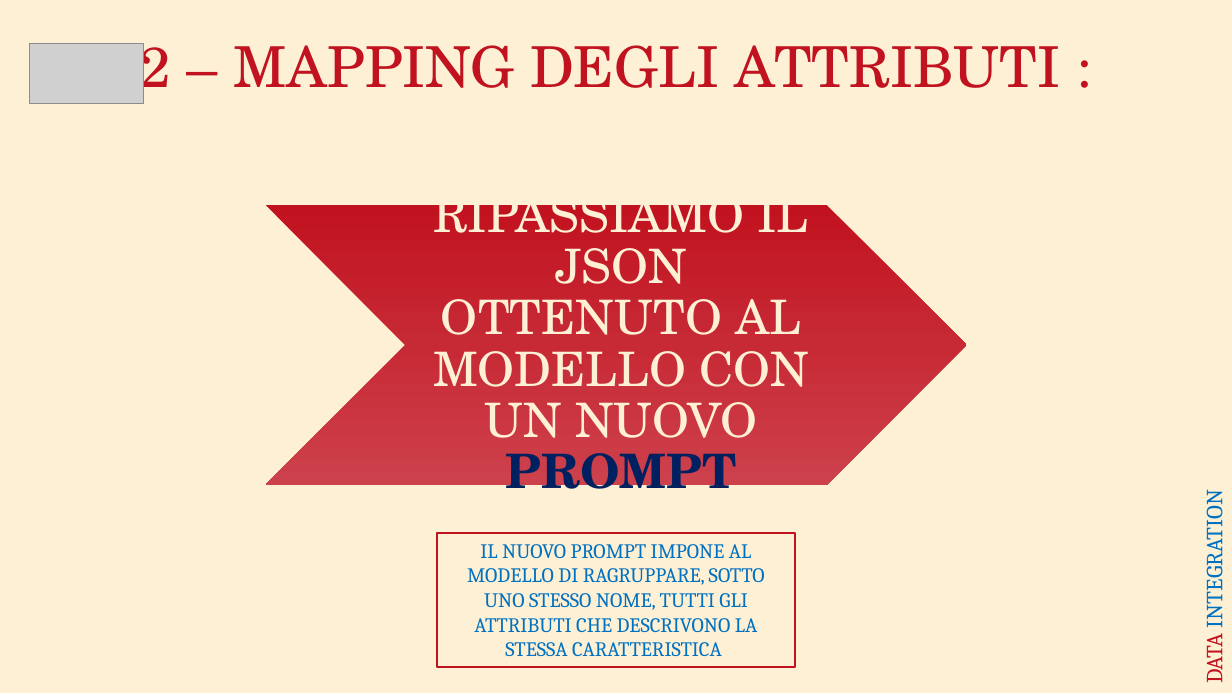
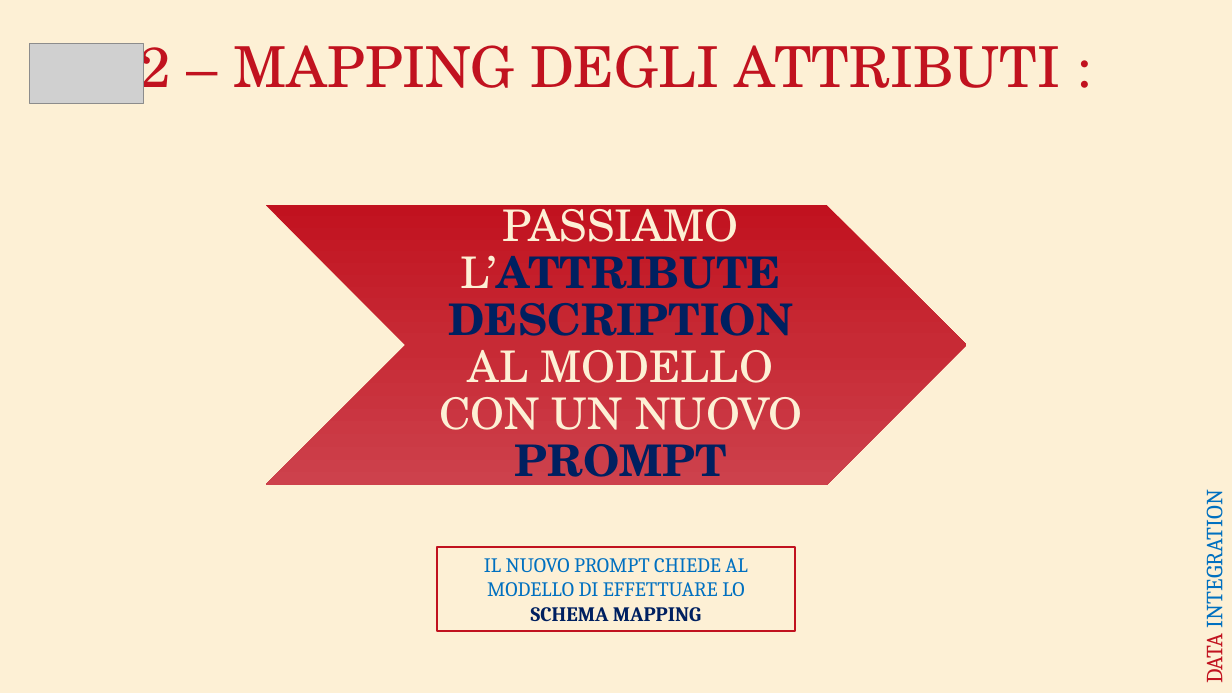
Before and after one commit to AntonioSouls/IDD_HOMEWORK5_Data-Integration, a slide deck: slide 11 of Data Integration Presentazione.pptx (slide 10 before the commit). Drawn at 1232x693 pixels with LibreOffice and Linux fonts; fonts in the diff are those of the drawing; grey boxes stand for pictures. Boxes give left, top, right and bottom in pixels: in the first picture for what was removed or moved away, otherwise in the second. Text is boxed around its words. In the diff, an @@ line names an element or a change of style, - is before the commit and + after.

```diff
--- a/Data Integration Presentazione.pptx
+++ b/Data Integration Presentazione.pptx
@@ text at (439,198,802,491): text changed; size 37 to 34 pt @@
-RIPASSIAMO IL JSON OTTENUTO AL MODELLO CON UN NUOVO PROMPT
+PASSIAMO L’ATTRIBUTE DESCRIPTION AL MODELLO CON UN NUOVO PROMPT
@@ rectangle "IL NUOVO PROMPT CHIEDE AL ...": place and size @@
-rectangle "IL NUOVO PROMPT CHIEDE AL ..." at (437,533,795,667)
+rectangle "IL NUOVO PROMPT CHIEDE AL ..." at (437,547,795,631)
@@ text in rectangle at (484,558,748,622): text changed @@
-IL NUOVO PROMPT IMPONE AL MODELLO DI RAGRUPPARE, SOTTO UNO STESSO NOME, TUTTI GLI ATTRIBUTI CHE DESCRIVONO LA STESSA CARATTERISTICA
+IL NUOVO PROMPT CHIEDE AL MODELLO DI EFFETTUARE LO SCHEMA MAPPING
```
Also in this commit, not shown: 12 other slides changed, 5 slides added, 2 slides removed.
